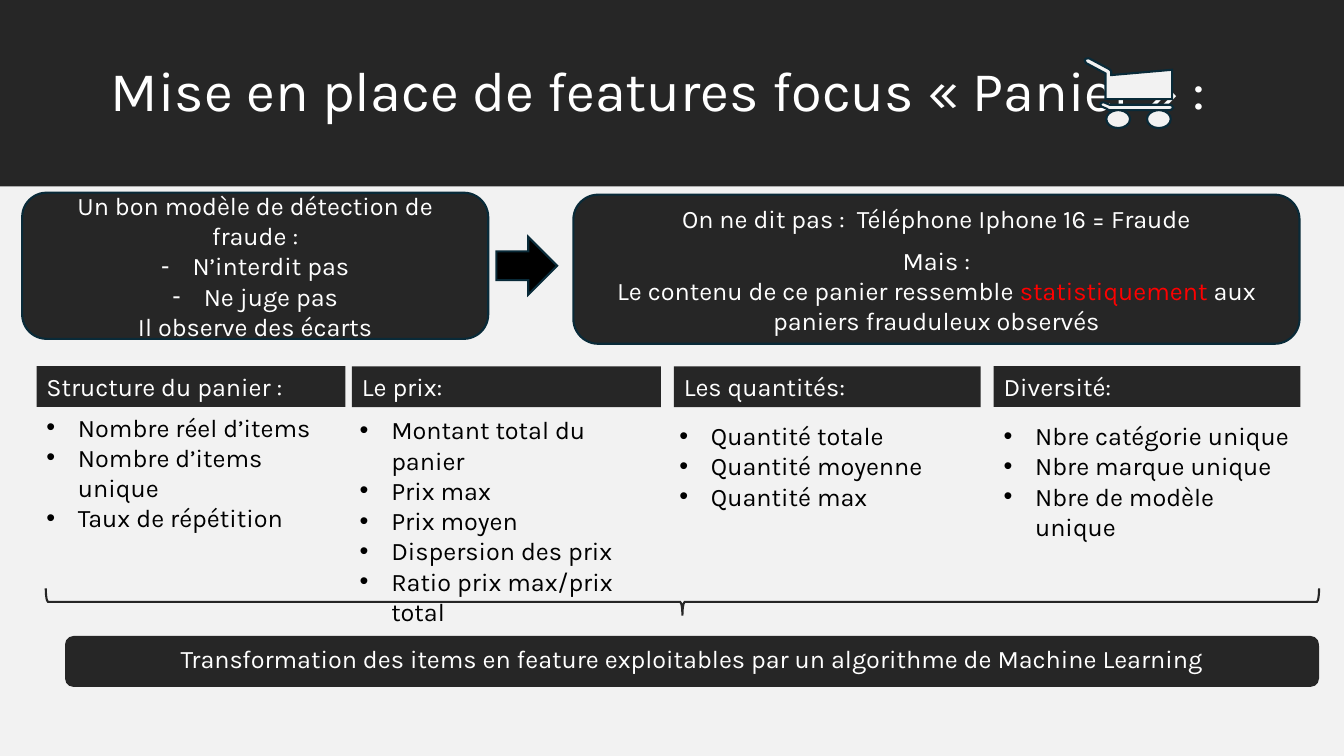
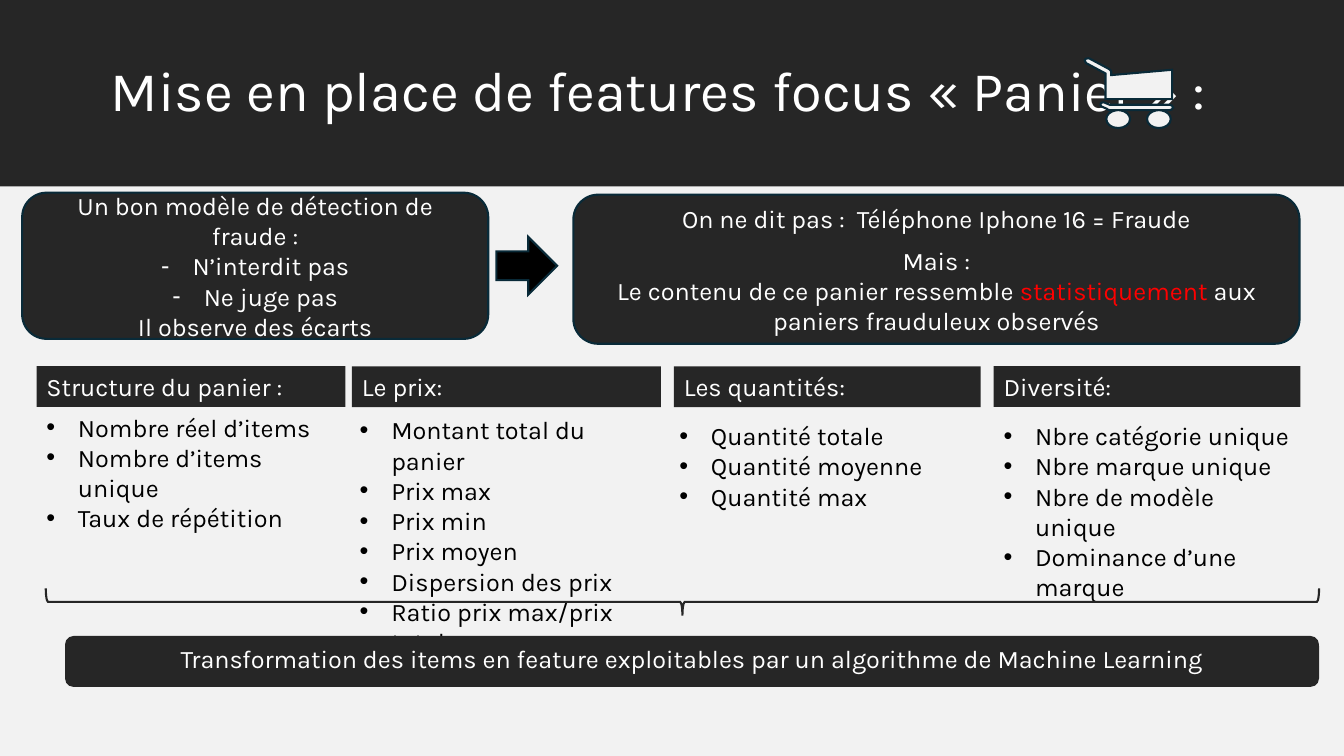
Before and after one commit to Rom1du62/rom1du62.github.io, a slide deck: slide 5 of Challenge_data/fraude.pptx. Drawn at 1344x756 pixels with LibreOffice and Linux fonts; fonts in the diff are those of the drawing. Boxes give left, top, right and bottom in pixels: in the first picture for what was removed or moved away, otherwise in the second. Text is boxed around its words. In the diff, an @@ line names an element or a change of style, - is before the commit and + after.

```diff
--- a/Challenge_data/fraude.pptx
+++ b/Challenge_data/fraude.pptx
@@ text at <box>391,512,487,530</box>: paragraph added @@
+• Prix min
@@ text at <box>1035,548,1237,603</box>: paragraph added @@
+• Dominance d’une marque
```
Also in this commit, not shown: 2 other slides changed, 1 slide added, 3 other files.
